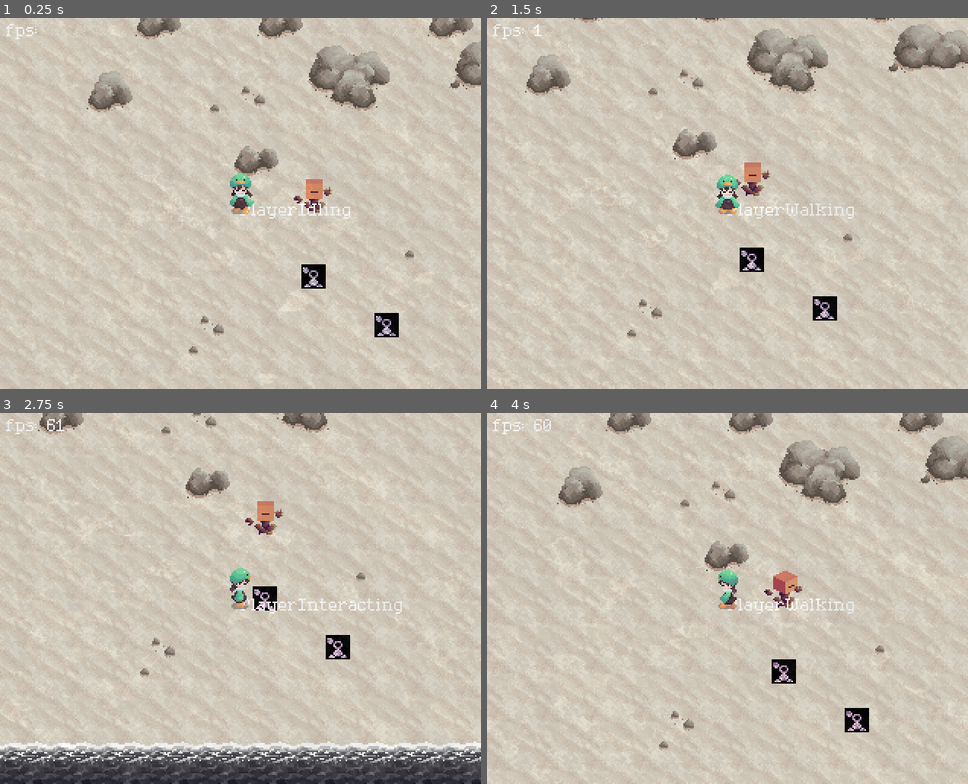
Above: before the commit, frames 1-4 (two rows, left to right).
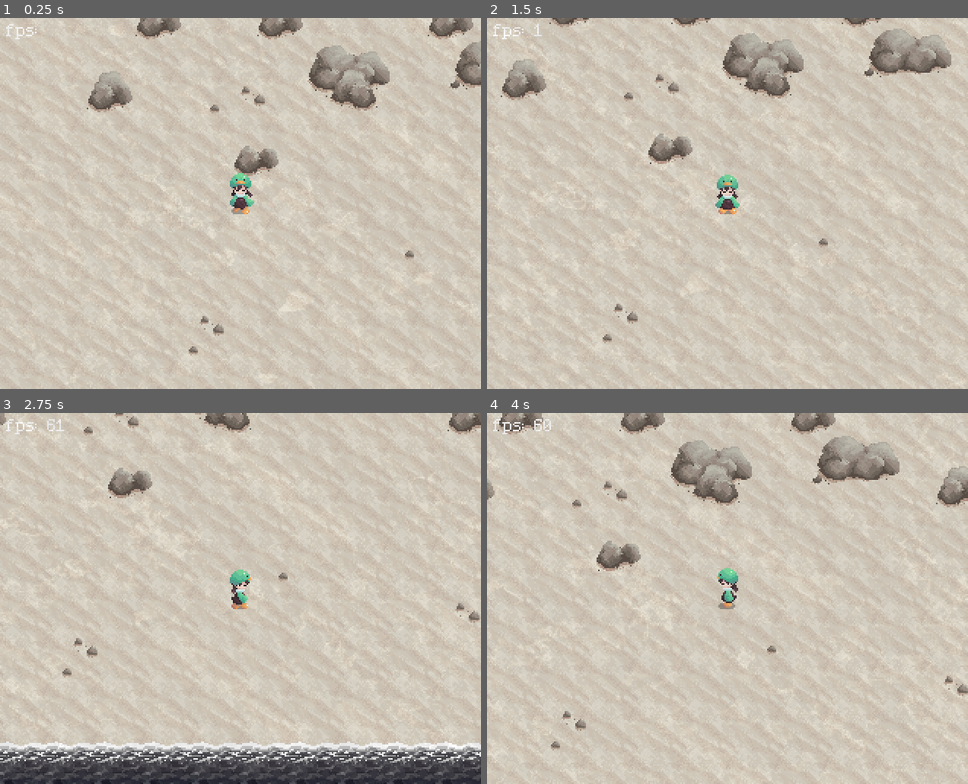
Above: after the commit, the same moments.

Repository: kiwijuice56/hourglass-desert
Game: Godot game, scene res://main/Main.tscn
Two runs of this game, one before a commit and one after it. Both use one fixed random seed, a clock stepped at 60 frames per second and the inputs below.
Inputs:
- Up to frame 1 (0.25 s): no input
- Up to frame 2 (1.5 s): tap Enter (ui_accept) at 0.5, 1.35 s; hold Right (ui_right) 0.53-1.28 s; hold Enter (ui_accept) 0.53-1.28 s; hold Down (ui_down) from 1.28 s (still down)
- Up to frame 3 (2.75 s): tap Enter (ui_accept) at 1.52, 1.82 s; release Down (ui_down) at 2.03 s; hold Right (ui_right) from 2.03 s (still down); hold Enter (ui_accept) from 2.03 s (still down)
- Up to frame 4 (4 s): release Right (ui_right) at 2.78 s; release Enter (ui_accept) at 2.78 s; hold Up (ui_up) 2.78-3.53 s; tap Enter (ui_accept) at 2.85, 3.02, 3.32 s; hold Left (ui_left) from 3.53 s (still down); hold Enter (ui_accept) from 3.53 s (still down)

The runs differ from the first frame. In frame 1, 1.2% of the frame differs, in the area x 50-83%, y 43-87%; in frame 2, 13%; in frame 3, 13%; in frame 4, 16%, in the area x 0-100%, y 0-100%.

Commit message:
Cleaned up some state code

Diff:
--- a/main/prop/actor/actor.gd
+++ b/main/prop/actor/actor.gd
@@ -13,8 +13,8 @@
 # A disabled actor is intended to be uninteractable and unchangeable, although
 # their state may still change. In order to prevent glitches while keeping code complexity
 # low, the disable/enable methods will prevent any form of interactions by disabling nodes
-# that allow states to influence thier controllers. In some cases, it is still worth
-# adding some code to states in order to prevent small visual glitches
+# that allow states to influence thier controllers. States should still check if they
+# are disabled with the was_interrupted method
 var disabled: bool:
 	set(val):
 		disabled = val
--- a/main/prop/actor/collision_detector.gd
+++ b/main/prop/actor/collision_detector.gd
@@ -1,5 +1,6 @@
 class_name CollisionDetector
 extends Node2D
+# Detects collisions with two rays on opposite ends of a sprite to increase accuracy
 
 @onready var ray1: RayCast2D = $RayCast2D
 @onready var ray2: RayCast2D = $RayCast2D2
--- a/main/prop/actor/npc/states/npc_waddling.gd
+++ b/main/prop/actor/npc/states/npc_waddling.gd
@@ -3,17 +3,13 @@
 
 @export var waddle_time: float
 @export_range(1, 2) var speed_multiplier: int = 1
-@export var waddle_timer: Timer
 
 var npc: Npc
-var pause_movement: bool = false
 
 func _ready() -> void:
 	npc = state_machine.controller as Npc
 
 func enter(data: Dictionary = {}) -> void:
-	pause_movement = false
-
 	var direction: Vector2 = [Vector2.UP, Vector2.DOWN, Vector2.LEFT, Vector2.RIGHT].pick_random()
 
 	if npc.collision.is_colliding(direction):
@@ -31,6 +27,3 @@
 		npc.global_position = npc.global_position.posmodv(bounding_box)
 
 	state_machine.transition_to(data.previous_state)
-
-func exit(_data: Dictionary = {}) -> void:
-	pause_movement = true
--- a/main/prop/actor/player/Player.tscn
+++ b/main/prop/actor/player/Player.tscn
@@ -658,9 +658,6 @@
 [node name="Player" instance=ExtResource("1_mpvfg")]
 script = ExtResource("1_gotwe")
 
-[node name="StateLabel" parent="." index="0"]
-visible = true
-
 [node name="AnimationPlayer" parent="." index="1"]
 root_node = NodePath("..")
 libraries = {
--- a/main/prop/actor/player/player.gd
+++ b/main/prop/actor/player/player.gd
@@ -37,6 +37,3 @@
 func disable() -> void:
 	super.disable()
 	interact_hitbox.call_deferred("set", "disabled", true)
-
-func enable() -> void:
-	super.enable()
--- a/main/prop/actor/player/states/player_interacting.gd
+++ b/main/prop/actor/player/states/player_interacting.gd
@@ -18,12 +18,13 @@
 		player.anim.play(anim_name)
 
 		await player.interacted
+		if state_machine.was_interrupted(self):
+			state_machine.transition_to("PlayerIdling")
+			return
 		player.interact_hitbox.position = player.DIRECTION_MAP[player.direction] * 16
 		player.interact_hitbox.get_child(0).disabled = false
 
 		await player.anim.animation_finished
-		if state_machine.was_interrupted(self):
-			return
 	state_machine.transition_to("PlayerIdling")
 
 func exit(_data: Dictionary = {}) -> void:
--- a/main/prop/actor/player/states/player_walking.gd
+++ b/main/prop/actor/player/states/player_walking.gd
@@ -8,7 +8,6 @@
 var player: Player
 var key_history: Array = []
 var odd_step: bool = false
-var pause_movement: bool = false
 
 signal moved
 
@@ -23,7 +22,6 @@
 		move(key_history.back())
 
 func enter(_data: Dictionary = {}) -> void:
-	pause_movement = false
 	remove_unpressed_keys()
 
 	# Register key presses from before entering walking state
@@ -31,9 +29,6 @@
 		if not direction in key_history and Input.is_action_pressed("ui_" + direction):
 			key_history.append(direction)
 	move(key_history.back())
-
-func exit(_data: Dictionary = {}) -> void:
-	pause_movement = true
 
 func physics_process(_delta: float) -> void:
 	# Maintain key_history so that the last item is the most recently pressed direction
@@ -49,8 +44,8 @@
 			i -= 1
 
 func move(direction: String) -> void:
-	if player.disabled:
-		state_machine.transition_to("PlayerInteracting")
+	if state_machine.was_interrupted(self):
+		state_machine.transition_to("PlayerIdling")
 		return
 
 	player.direction = direction
@@ -62,11 +57,12 @@
 		bump_timer.start()
 		await bump_timer.timeout
 
+		if state_machine.was_interrupted(self):
+			state_machine.transition_to("PlayerIdling")
+			return
+
 		if Input.is_action_pressed("ui_accept"):
 			state_machine.transition_to("PlayerInteracting")
-			return
-
-		if state_machine.was_interrupted(self):
 			return
 
 		moved.emit()
--- a/main/prop/actor/state_machine/state_machine.gd
+++ b/main/prop/actor/state_machine/state_machine.gd
@@ -1,7 +1,7 @@
 class_name StateMachine
 extends Node
 
-@export var controller: Node
+@export var controller: Actor
 @export var initial_state: State
 @export var state_label: Label
 
@@ -38,4 +38,4 @@
 	await to_state.enter(data)
 
 func was_interrupted(state: State) -> bool:
-	return state != active_state
+	return state != active_state or controller.disabled
--- a/main/world/julia/0/Julia0.tscn
+++ b/main/world/julia/0/Julia0.tscn
@@ -48,9 +48,11 @@
 [node name="Shelmet" parent="Life" index="0" instance=ExtResource("4_dfn8k")]
 position = Vector2(376, 312)
 
-[node name="CollisionRayCast2D" parent="Life/Shelmet" index="2"]
-target_position = Vector2(0, 23)
-collide_with_areas = true
+[node name="RayCast2D2" parent="Life/Shelmet/CollisionDetector" index="1"]
+collision_mask = 1
+
+[node name="HitboxArea2D" parent="Life/Shelmet" index="5"]
+position = Vector2(0, 0)
 
 [node name="NpcInteractTeleport" parent="Life/Shelmet/Triggers" index="0"]
 world = "Neon"
--- a/main/world/neon/0/Neon0.tscn
+++ b/main/world/neon/0/Neon0.tscn
@@ -32,9 +32,11 @@
 [node name="Shelmet" parent="Life" index="0" instance=ExtResource("5_om6dr")]
 position = Vector2(1480, 1240)
 
-[node name="CollisionRayCast2D" parent="Life/Shelmet" index="2"]
-target_position = Vector2(0, 23)
-collide_with_areas = true
+[node name="RayCast2D2" parent="Life/Shelmet/CollisionDetector" index="1"]
+collision_mask = 1
+
+[node name="HitboxArea2D" parent="Life/Shelmet" index="5"]
+position = Vector2(0, 0)
 
 [node name="Duckling21" parent="Life" index="1" instance=ExtResource("5_ojtw5")]
 position = Vector2(1384, 824)
--- a/main/world/silver_beach/0/SilverBeach0.tscn
+++ b/main/world/silver_beach/0/SilverBeach0.tscn
@@ -14,8 +14,6 @@
 [ext_resource type="Shader" path="res://main/prop/shader/fog/fog.gdshader" id="12_k7eay"]
 [ext_resource type="Texture2D" uid="uid://inm73hb8glbc" path="res://main/prop/shader/fog/noise_texture.tres" id="13_4c3yy"]
 [ext_resource type="Script" path="res://main/prop/shader/fog/fog_effect.gd" id="13_omqbh"]
-[ext_resource type="PackedScene" uid="uid://gesp14e7bl63" path="res://main/prop/actor/npc/duckling/Duckling.tscn" id="15_pvc07"]
-[ext_resource type="PackedScene" uid="uid://bqrg5hqm65mjn" path="res://main/prop/actor/npc/shelmet/Shelmet.tscn" id="16_h3et4"]
 
 [sub_resource type="TileSetAtlasSource" id="TileSetAtlasSource_ky72m"]
 texture = ExtResource("2_p2c84")
@@ -741,14 +739,3 @@
 grow_horizontal = 2
 grow_vertical = 2
 script = ExtResource("13_omqbh")
-
-[node name="Duckling" parent="." index="9" instance=ExtResource("15_pvc07")]
-visible = true
-position = Vector2(-520, 40)
-
-[node name="Duckling2" parent="." index="10" instance=ExtResource("15_pvc07")]
-visible = true
-position = Vector2(-472, 72)
-
-[node name="Shelmet" parent="." index="11" instance=ExtResource("16_h3et4")]
-position = Vector2(-520, -8)
Not shown: 1 places in main/world/silver_beach/0/SilverBeach0.tscn that only renumber resources
Not shown, changed: README.md
